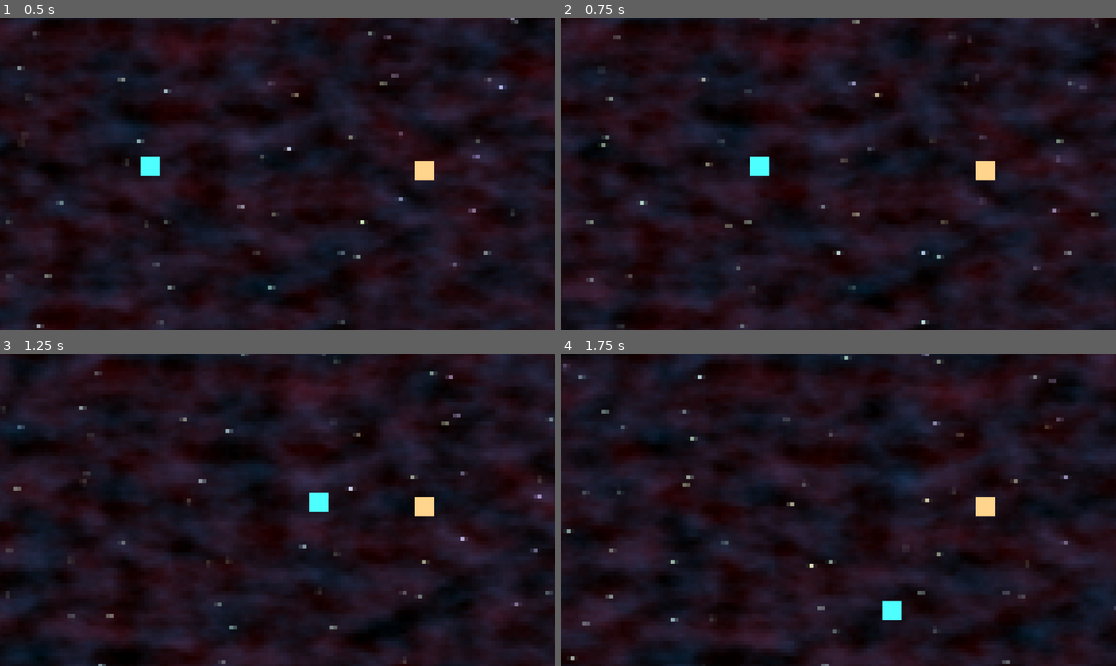
Above: before the commit, frames 1-4 (two rows, left to right).
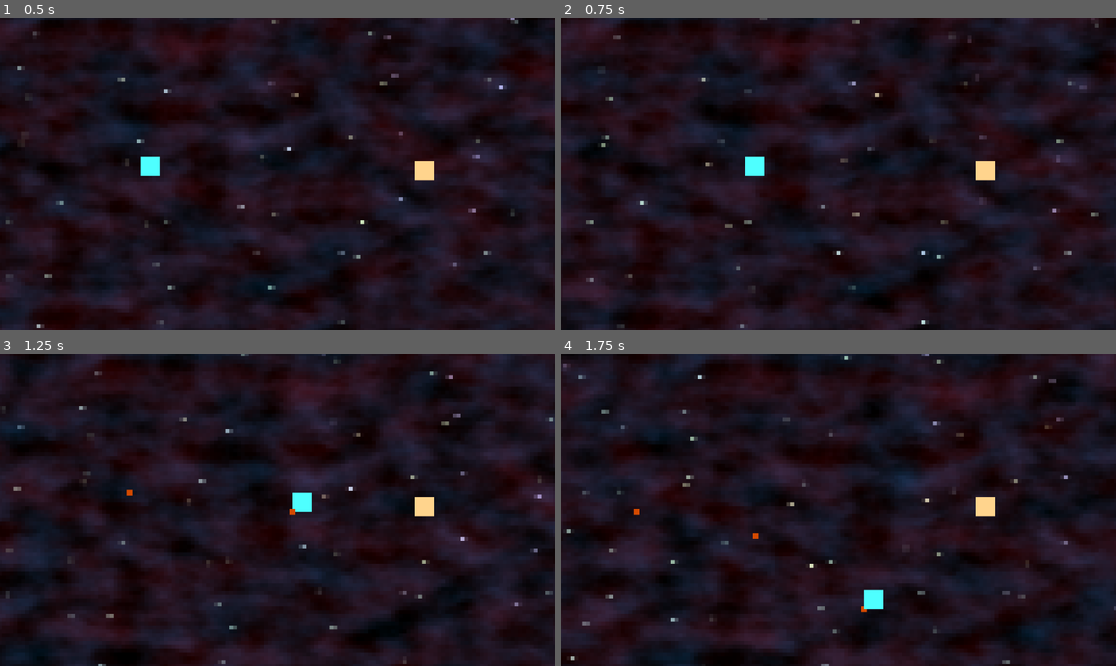
Above: after the commit, the same moments.

Repository: Yekt/SyntaxSoup
Game: Godot game, scene res://scenes/screens/game.tscn
Same seed, same stepped clock (60 frames per second), same inputs: the game is played once before the commit and once after it. The engine's default icon, where the game draws it, is replaced by a stand-in: a white triangle on a blue panel in a dark square.
Inputs:
- Up to frame 1 (0.5 s): no input
- Up to frame 2 (0.75 s): hold D (attacker_right) from 0.53 s (still down)
- Up to frame 3 (1.25 s): keep holding D (attacker_right)
- Up to frame 4 (1.75 s): release D (attacker_right) at 1.28 s; hold S (attacker_down) from 1.28 s (still down)

Frame 1 is identical in both runs. In frame 2, 0.1% of the frame differs, in the area x 33-38%, y 44-51%; in frame 3, 0.4%; in frame 4, 0.5%, in the area x 13-62%, y 49-86%.

Commit message:
feat: attacker can shoot

Diff:
--- /dev/null
+++ b/globals.gd
@@ -0,0 +1,5 @@
+extends Node
+
+
+var SPEED_SCALE = 1
+var SCORE = 0
--- a/project.godot
+++ b/project.godot
@@ -14,6 +14,10 @@
 run/main_scene="res://scenes/screens/game.tscn"
 config/features=PackedStringArray("4.2", "Mobile")
 config/icon="res://icon.svg"
+
+[autoload]
+
+Globals="*res://globals.gd"
 
 [input]
 
--- a/scenes/entities/attacker.gd
+++ b/scenes/entities/attacker.gd
@@ -1,20 +1,39 @@
 extends CharacterBody2D
 
 
+var GLOBALS
+const PROJECTILE = preload("res://scenes/entities/projectile.tscn")
+
+
 var MOVEMENT_SPEED = 500
-var ATTACK_SPEED = 0.5
+var ATTACK_SPEED = 0.25
 var HIT_POINTS = 100
 var HP_REGEN_PER_S = 1
 var SHIELD = 100
 var SHIELD_REGEN_PER_S = 10
+var BLASTER1 = true
+
+
+func _ready():
+	GLOBALS = get_node("/root/Globals")
+	%AttackTimer.wait_time = ATTACK_SPEED
 
 
 func _physics_process(delta):
 	var direction = Input.get_vector("attacker_left", "attacker_right", "attacker_up", "attacker_down")
-	velocity = direction * MOVEMENT_SPEED
+	velocity = direction * MOVEMENT_SPEED * GLOBALS.SPEED_SCALE
 	move_and_slide()
-
+	var screen_size = get_viewport_rect().size
+	position.x = clamp(position.x, 0, screen_size.x)
+	position.y = clamp(position.y, 0, screen_size.y)
 
 
 func shoot():
-	pass
+	var projectile = PROJECTILE.instantiate()
+	if BLASTER1:
+		projectile.global_position = %Blaster1.global_position
+		%Blaster1.add_child(projectile)
+	else:
+		projectile.global_position = %Blaster2.global_position
+		%Blaster2.add_child(projectile)
+	BLASTER1 = !BLASTER1
--- a/scenes/entities/attacker.tscn
+++ b/scenes/entities/attacker.tscn
@@ -19,3 +19,17 @@
 [node name="HitBox" type="CollisionShape2D" parent="."]
 unique_name_in_owner = true
 shape = SubResource("CircleShape2D_08lvl")
+
+[node name="Blaster1" type="Marker2D" parent="."]
+unique_name_in_owner = true
+position = Vector2(-20, -20)
+
+[node name="Blaster2" type="Marker2D" parent="."]
+unique_name_in_owner = true
+position = Vector2(-20, 20)
+
+[node name="AttackTimer" type="Timer" parent="."]
+unique_name_in_owner = true
+autostart = true
+
+[connection signal="timeout" from="AttackTimer" to="." method="shoot"]
--- a/scenes/entities/projectile.gd
+++ b/scenes/entities/projectile.gd
@@ -1,4 +1,7 @@
 extends Area2D
+
+
+var GLOBALS
 
 
 var DAMAGE = 1
@@ -6,9 +9,13 @@
 var DRAWN = false
 
 
+func _ready():
+	GLOBALS = get_node("/root/Globals")
+
+
 func _physics_process(delta):
-	var direction = Vector2.RIGHT
-	position += direction * SPEED * delta
+	var direction = Vector2.LEFT
+	position += direction * SPEED * delta * GLOBALS.SPEED_SCALE
 
 
 func on_screen_exited():
--- a/scenes/entities/projectile.tscn
+++ b/scenes/entities/projectile.tscn
@@ -3,23 +3,25 @@
 [ext_resource type="Script" path="res://scenes/entities/projectile.gd" id="1_ds5kl"]
 
 [sub_resource type="CircleShape2D" id="CircleShape2D_e66py"]
-radius = 5.0
+radius = 7.0
 
 [node name="Projectile" type="Area2D"]
+top_level = true
 script = ExtResource("1_ds5kl")
+
+[node name="ColorRect" type="ColorRect" parent="."]
+offset_left = -6.0
+offset_top = -6.0
+offset_right = 6.0
+offset_bottom = 6.0
+color = Color(0.830429, 0.288449, 0, 1)
+
+[node name="OnScreenChecker" type="VisibleOnScreenNotifier2D" parent="."]
+unique_name_in_owner = true
+position = Vector2(-9.23872e-07, -5.96046e-08)
+scale = Vector2(0.8, 0.8)
 
 [node name="HitBox" type="CollisionShape2D" parent="."]
 shape = SubResource("CircleShape2D_e66py")
 
-[node name="ColorRect" type="ColorRect" parent="."]
-offset_left = -4.0
-offset_top = -4.0
-offset_right = 4.0
-offset_bottom = 4.0
-color = Color(0.830429, 0.288449, 0, 1)
-
-[node name="OnScreenChecker" type="VisibleOnScreenNotifier2D" parent="."]
-unique_name_in_owner = true
-scale = Vector2(0.6, 0.6)
-
 [connection signal="screen_exited" from="OnScreenChecker" to="." method="on_screen_exited"]
--- a/scenes/entities/supporter.gd
+++ b/scenes/entities/supporter.gd
@@ -1,4 +1,7 @@
 extends CharacterBody2D
+
+
+var GLOBALS
 
 
 var MOVEMENT_SPEED = 500
@@ -8,7 +11,14 @@
 var SHIELD_REGEN_PER_S = 10
 
 
+func _ready():
+	GLOBALS = get_node("/root/Globals")
+
+
 func _physics_process(delta):
 	var direction = Input.get_vector("supporter_left", "supporter_right", "supporter_up", "supporter_down")
-	velocity = direction * MOVEMENT_SPEED
+	velocity = direction * MOVEMENT_SPEED * GLOBALS.SPEED_SCALE
 	move_and_slide()
+	var screen_size = get_viewport_rect().size
+	position.x = clamp(position.x, 0, screen_size.x)
+	position.y = clamp(position.y, 0, screen_size.y)
--- a/scenes/screens/game.gd
+++ b/scenes/screens/game.gd
@@ -1 +1,14 @@
 extends Node2D
+
+
+var GLOBALS
+const DEFAULT_SCALE = 1280 # vertical of 720p
+
+
+func _ready():
+	GLOBALS = get_node("/root/Globals")
+
+
+func _physics_process(delta):
+	var screen_size = get_viewport_rect().size
+	GLOBALS.SPEED_SCALE = screen_size.x / DEFAULT_SCALE
